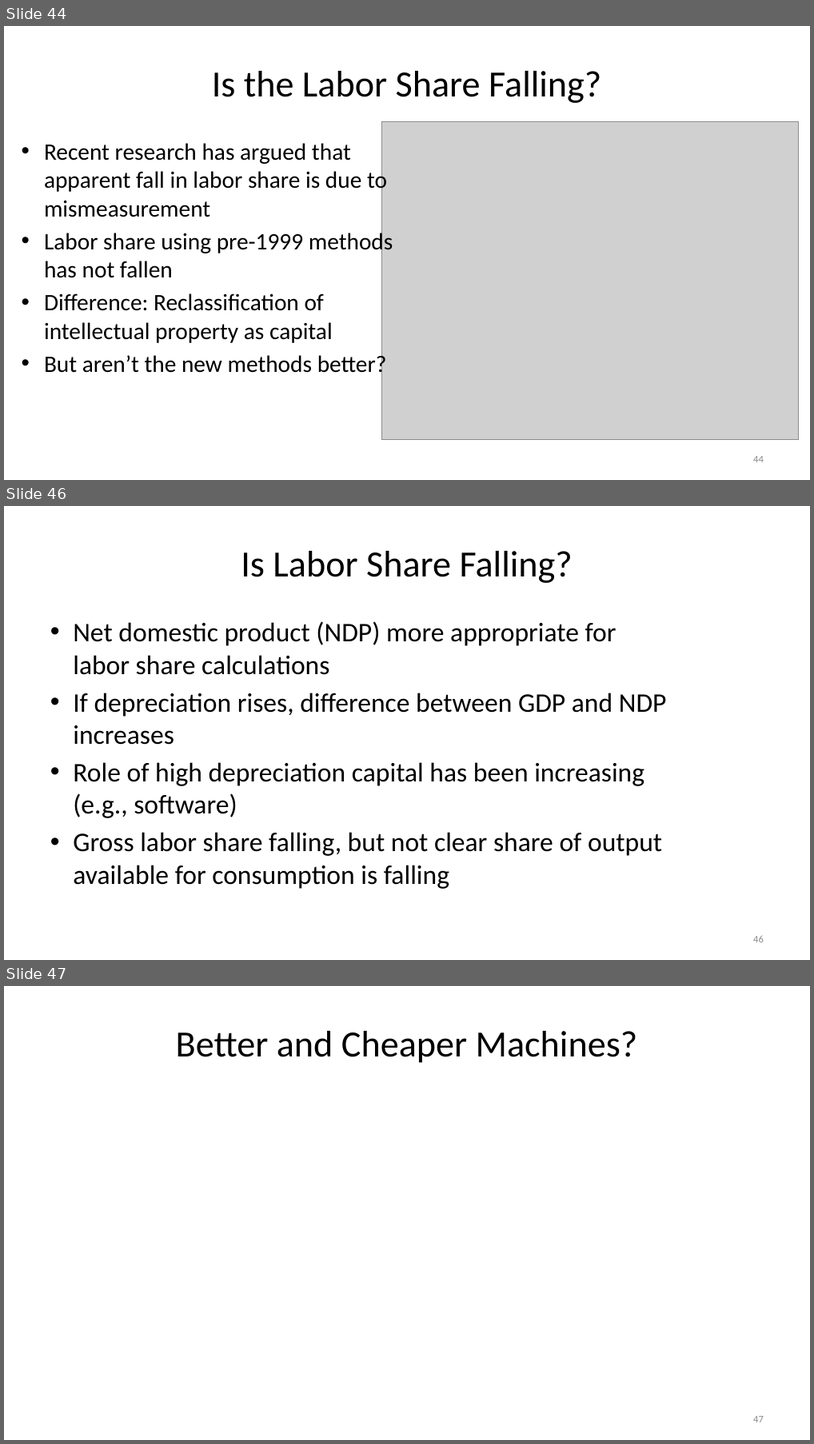
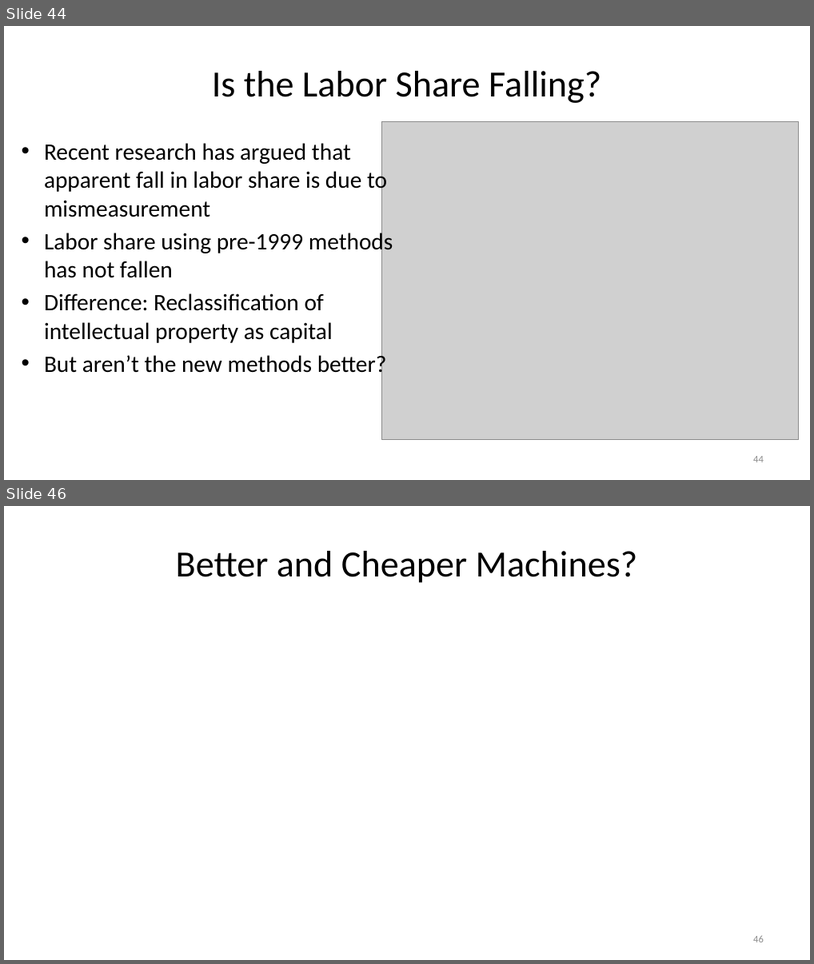
Before and after one commit to jonsteinsson/jonsteinsson.github.io, a slide deck: static/teaching/ProductionSlides.pptx. Shown one above the other, each under a label of ours: slides 44, 46 and 47 before the commit, slides 44 and 46 after it; the slides between them are not shown. The pictures are 814x1444 and 814x964 pixels, drawn with LibreOffice and Linux fonts; fonts in the diff are those of the drawing; grey boxes stand for pictures. Boxes give left, top, right and bottom in pixels: in the first picture for what was removed or moved away, otherwise in the second. Text is boxed around its words. In the diff, an @@ line names an element or a change of style, - is before the commit and + after.

Commit message:
Update Production Chapter

```diff
--- a/static/teaching/ProductionSlides.pptx
+++ b/static/teaching/ProductionSlides.pptx
@@ slide 46 removed at (4, 506, 810, 960), background #FFFFFF @@
@@ title removed at (241, 551, 573, 583) @@
-Is Labor Share Falling?
@@ text removed at (73, 621, 667, 888) @@
-• Net domestic product (NDP) more appropriate for
-  labor share calculations
-• If depreciation rises, difference between GDP and NDP increases
-• Role of high depreciation capital has been increasing
-  (e.g., software)
-• Gross labor share falling, but not clear share of output available for consumption is falling
@@ page number removed at (754, 935, 764, 942) @@
-46
@@ what was slide 47 is now slide 46 @@
@@ page number at (754, 935, 764, 942): text changed @@
-47
+46
```
Also in this commit, not shown: 5 slides changed, 9 slides added, 1 other slide removed, 1 other file.
